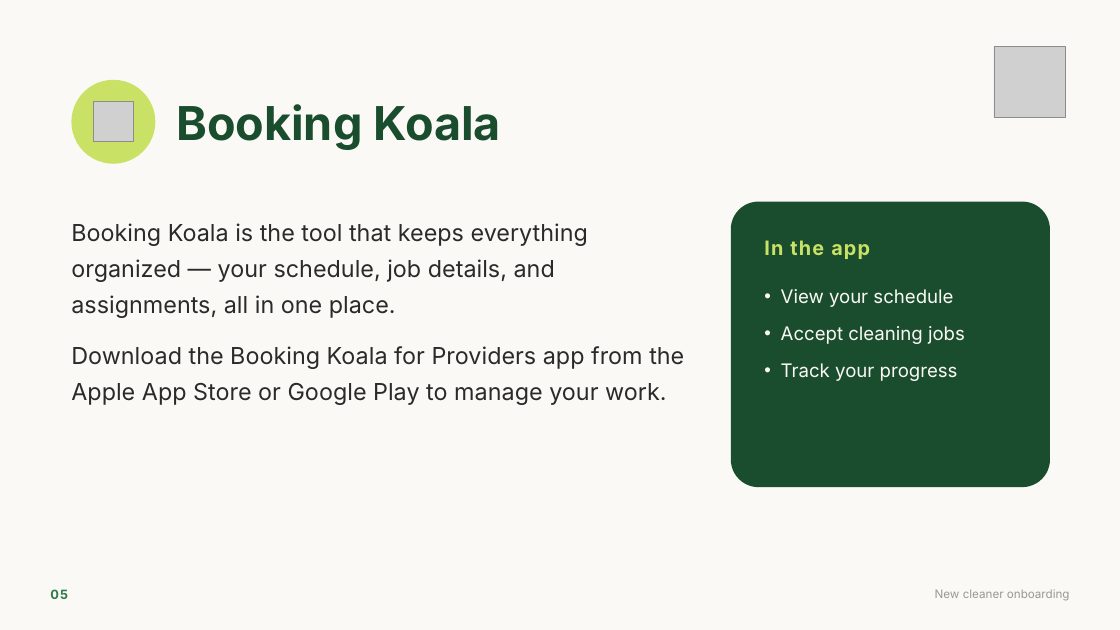
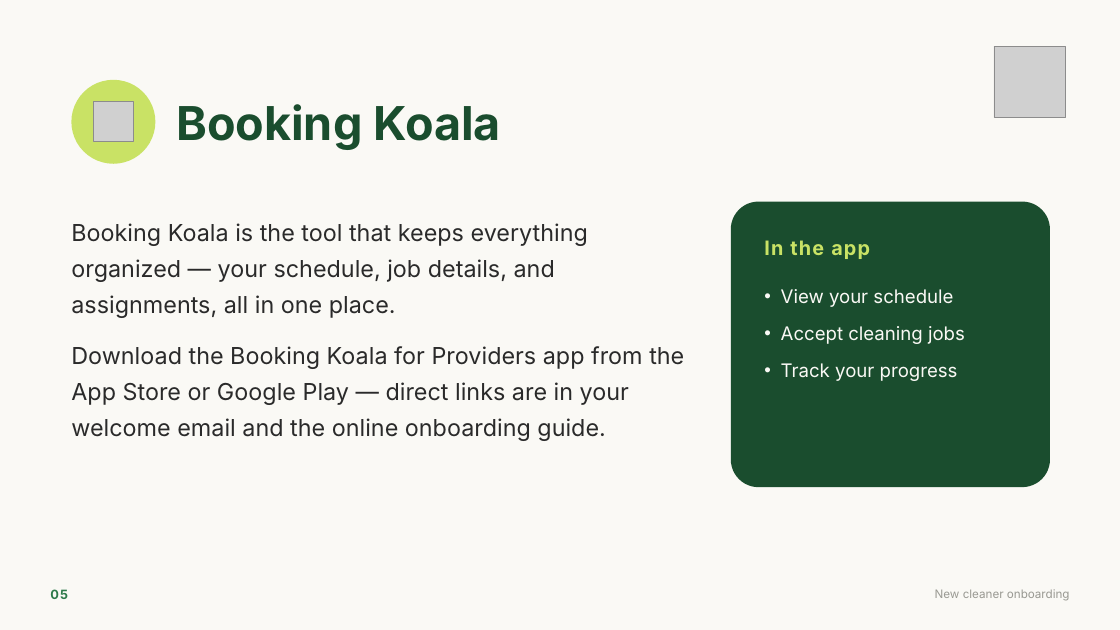
Before and after one commit to localseobot/northcolumbuscleaning, a slide deck: slide 5 of docs/North_Columbus_Cleaner_Onboarding.pptx. Drawn at 1120x630 pixels with LibreOffice and Linux fonts; fonts in the diff are those of the drawing; grey boxes stand for pictures. Boxes give left, top, right and bottom in pixels: in the first picture for what was removed or moved away, otherwise in the second. Text is boxed around its words. In the diff, an @@ line names an element or a change of style, - is before the commit and + after.

```diff
--- a/docs/North_Columbus_Cleaner_Onboarding.pptx
+++ b/docs/North_Columbus_Cleaner_Onboarding.pptx
@@ text at (x1=71, y1=346, x2=684, y2=441): text changed @@
-Download the Booking Koala for Providers app from the Apple App Store or Google Play to manage your work.
+Download the Booking Koala for Providers app from the App Store or Google Play — direct links are in your welcome email and the online onboarding guide.
```
Also in this commit, not shown: 3 other slides changed.
